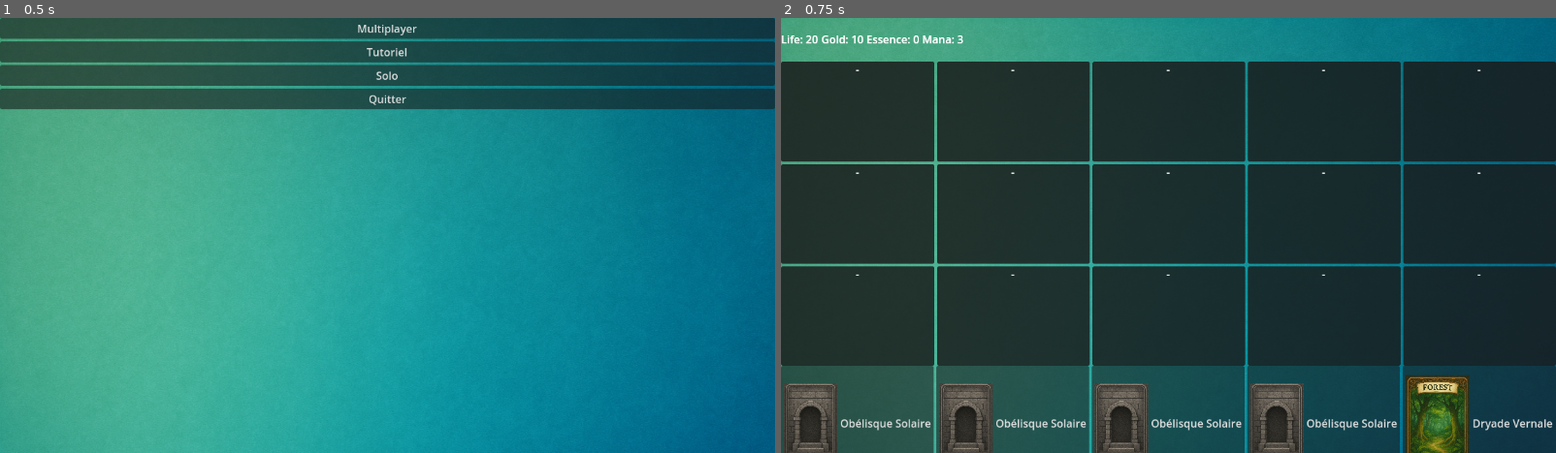
Above: before the commit, frames 1-2 (left to right).
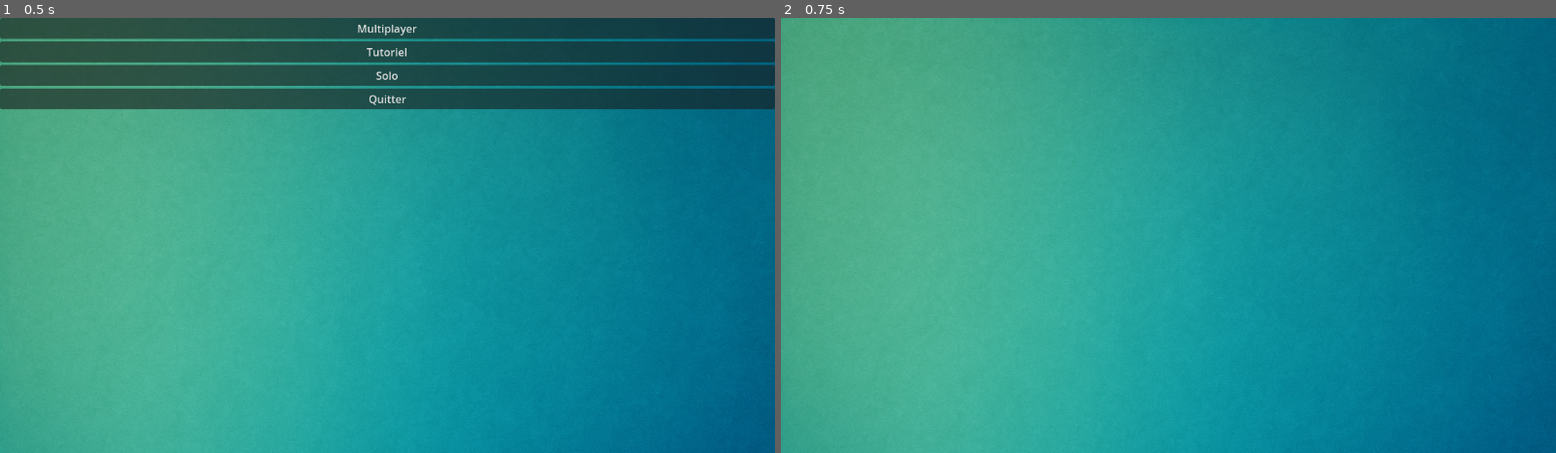
Above: after the commit, the same moments.

Repository: cbCielblanc/deckbuilding
Game: Godot game, scene res://scenes/MainMenu.tscn
Same seed, same stepped clock (60 frames per second), same inputs: the game is played once before the commit and once after it.
Inputs:
- Up to frame 1 (0.5 s): no input
- Up to frame 2 (0.75 s): click "Solo" at 0.5 s

Frame 1 is identical in both runs. In frame 2, 88% of the frame differs, in the area x 0-100%, y 4-100%.
Error after the commit: Parse Error: Could not parse global class "BoardManager" from "res://scripts/board_manager.gd". (res://ui/board_ui.gd:7)

Commit message:
Fix tab indentation and add style note

Diff:
--- a/scripts/board_manager.gd
+++ b/scripts/board_manager.gd
@@ -3,7 +3,7 @@
 
 var width  := 5
 var height := 3
-var grids  : Dictionary = {}                 # player -> 2-D array Card
+var grids  : Dictionary = {}				 # player -> 2-D array Card
 
 # -------------------------------------------------------------- helpers
 func _in_bounds(x:int, y:int) -> bool:
@@ -11,7 +11,8 @@
 
 # -------------------------------------------------------------- init
 func init_board(players:Array) -> void:
-	for p in players:
+	grids.clear()
+		for p in players:
 		var g : Array = []
 		for x in width:
 			var col : Array = []
@@ -46,7 +47,7 @@
 	if grids[p][to_x][to_y] != null:
 		return false
 	grids[p][from_x][from_y] = null
-	grids[p][to_x][to_y]     = c
+	grids[p][to_x][to_y]	 = c
 	p.emit_board()
 	EventBus.emit("board_changed")
 	return true
--- a/scripts/terrain_manager.gd
+++ b/scripts/terrain_manager.gd
@@ -12,6 +12,10 @@
 var _tile_scene : PackedScene = preload("res://scenes/TerrainTile.tscn")
 
 func init(players:Array) -> void:
+	if _visual_root:
+		remove_child(_visual_root)
+		_visual_root.queue_free()
+
 	_visual_root = Node2D.new()
 	add_child(_visual_root)
 
Not shown, added: CODEX_GUIDE.md
Not shown, changed: scripts/README.md
